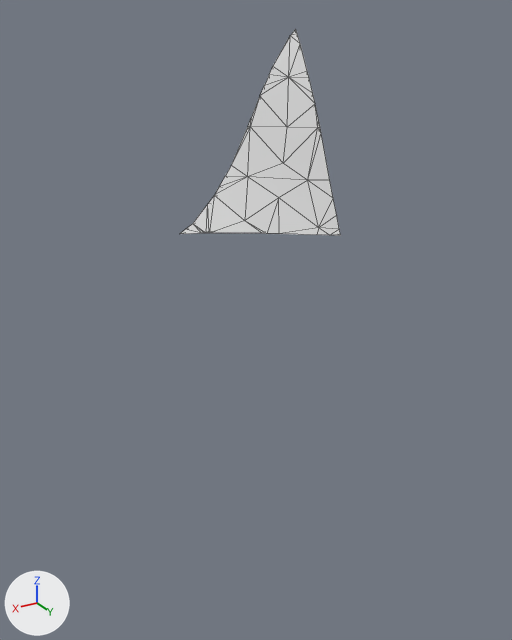
An edit to the glTF model assets/terrain/surface_pieces/surf_18_2.glb, drawn before and after from the same camera.
One viewpoint serves both versions: a camera (50 mm lens) standing at (-11.08, 108.26, -20.76) and looking at (-17.41, 97.71, -26.03). Lighting does not change. The marker at lower left points along +X, +Y and +Z. The picture after the commit comes second. Mesh edges are drawn as thin lines. Where no turn or scale is listed for an object, it has been applied to the vertices.

Objects in the first picture: 'geometry_0'.
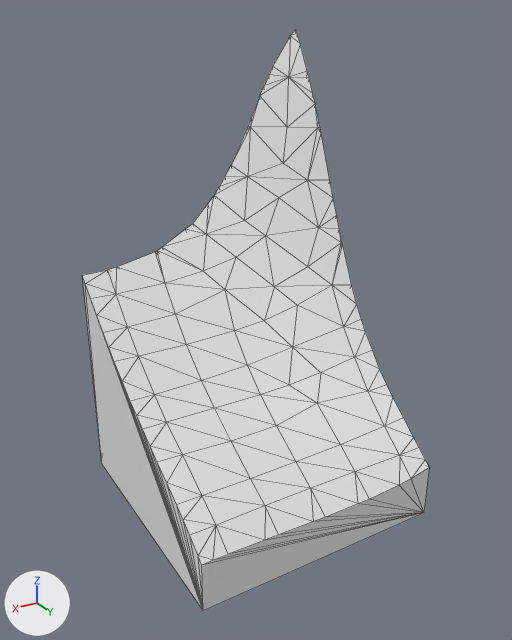
The change, as a diff of the scene's bpy script:
```diff
--- a/assets/terrain/surface_pieces/surf_18_2.glb.py
+++ b/assets/terrain/surface_pieces/surf_18_2.glb.py
@@ me_geometry_0 @@
 # used by ob_geometry_0; location = (0.0, 0.0, 0.0)
-me_geometry_0.from_pydata(...)  # 53 vertices, 102 faces; spans x -20.0..-17.15, y 95.0..96.84, z -25.0..-21.03
+me_geometry_0.from_pydata(...)  # 138 vertices, 272 faces; spans x -20.0..-15.0, y 95.0..100.0, z -30.0..-21.03
+# me_geometry_0 part 1
+# 12 vertices are removed from x -20.0..-17.15, y 95.0..96.84, z -25.0
+# 58 faces are deleted
+# 97 vertices are added at x -20.0..-15.0, y 95.0..100.0, z -30.0..-25.02
+# 228 new faces join them
```

Boxes (x1, y1, x2, y2) around the edits, measured in the pictures (512 x 640 px):
'geometry_0', reshaped (116% wider, 183% taller)
    before: (180, 30, 340, 235)
    after: (83, 30, 429, 611)
part 1 of me_geometry_0, built on
    before: (180, 195, 340, 235)
    after: (83, 195, 429, 611)
